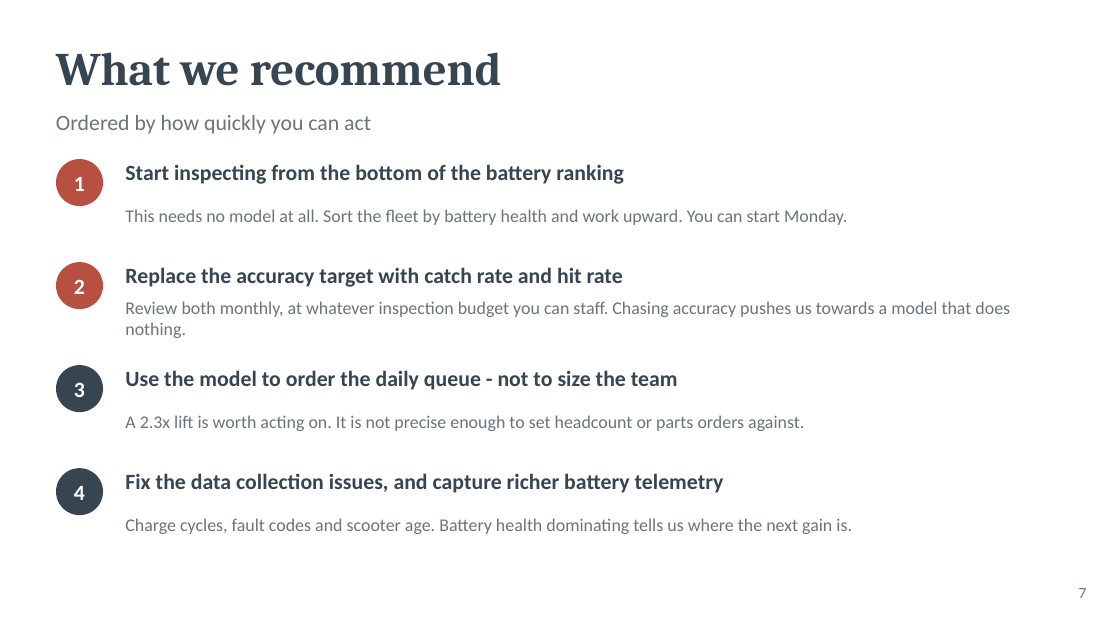
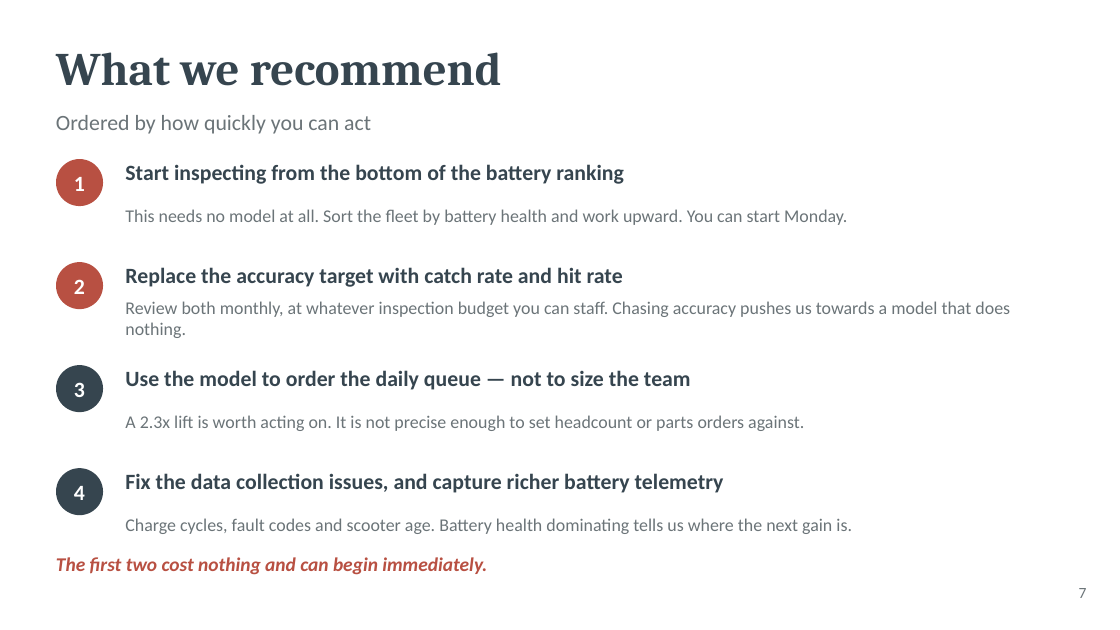
Before and after one commit to nikhilbansal034/pythontutedude, a slide deck: slide 7 of datacamp project/scooter_reliability_presentation.pptx. Drawn at 1120x630 pixels with LibreOffice and Linux fonts; fonts in the diff are those of the drawing. Boxes give left, top, right and bottom in pixels: in the first picture for what was removed or moved away, otherwise in the second. Text is boxed around its words. In the diff, an @@ line names an element or a change of style, - is before the commit and + after.

```diff
--- a/datacamp project/scooter_reliability_presentation.pptx
+++ b/datacamp project/scooter_reliability_presentation.pptx
@@ text at [125, 370, 691, 390]: text changed @@
-Use the model to order the daily queue - not to size the team
+Use the model to order the daily queue — not to size the team
@@ text added at [56, 557, 487, 575], 12.5 pt, text #B85042, bold, italic @@
+The first two cost nothing and can begin immediately.
```
Also in this commit, not shown: 6 other slides changed, 1 other file.
